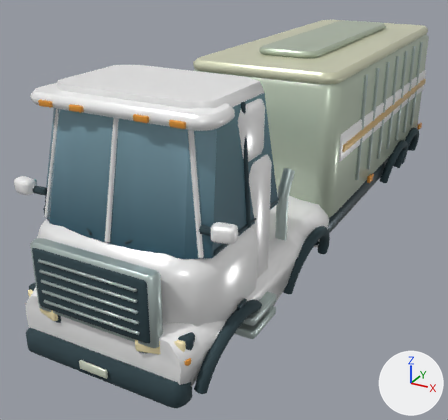
Before and after pictures for a commit that changed the glTF model assets/models/vehicles/cargo.glb.
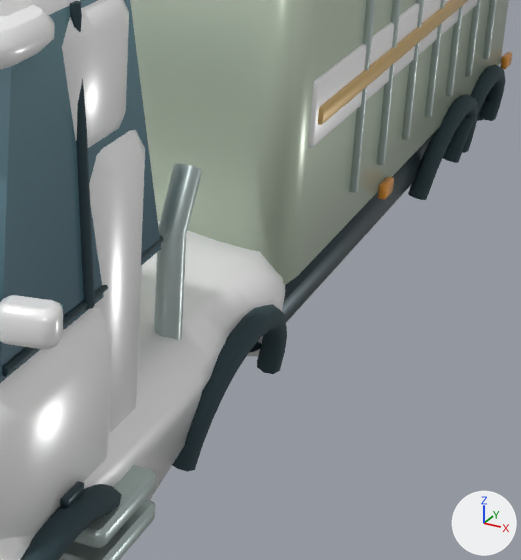
There are two pictures of each version: one whole from a 50 mm lens placed at (3.0, -7.04, 3.78), pointed at (-0.49, -0.68, 0.61), one close up on the part from 47% to 95% of the width and 24% to 79% of the height. The lights are fixed; the arrows at lower right show +X, +Y and +Z. The older version's two pictures come first. Vertices at exactly the same position are counted once.

In view in the first close-up: 'Chassis'.
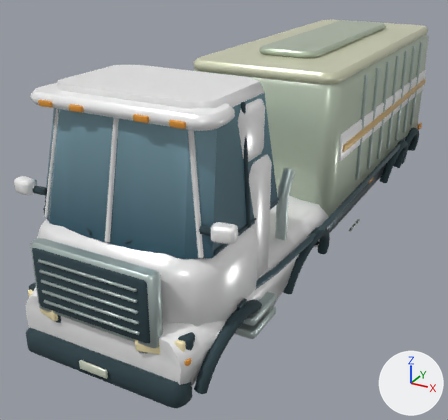
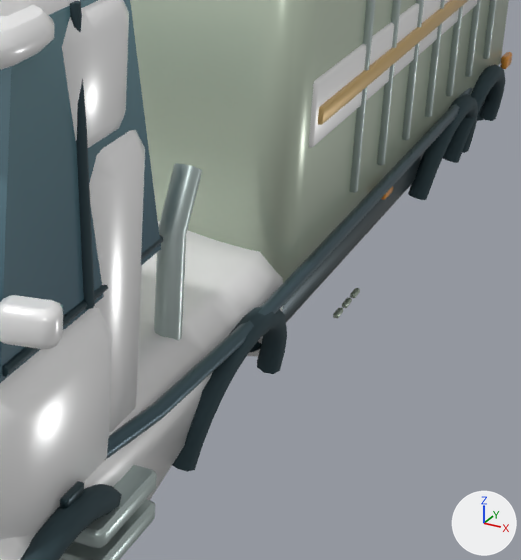
The change in detail:
me_chassis is used by ob_chassis; location (0.0, 0.0, 0.0).
me_chassis had 6691 vertices, 12970 faces and spanned x -1.11..1.11, y -3.86..3.93, z 0.32..2.68.
me_chassis now has 7193 vertices, 13942 faces and spans x -1.11..1.11, y -3.86..3.93, z 0.32..2.68.
me_chassis part 1: the loose piece of 72 vertices spanning x 0.94..0.99, y 0.64..0.8, z 0.79..0.88 is copied, and the copy is scaled about its middle by (0.647, 0.59, 0.247), then moved by (0.02, -0.48, -0.43), in mat_metal; it spans x 0.97..1.0, y 0.19..0.29, z 0.39..0.41.
me_chassis part 2: the loose piece of 72 vertices spanning x 0.94..0.99, y 0.64..0.8, z 0.79..0.88 is copied, and the copy is scaled about its middle by (0.647, 0.59, 0.247), then moved by (0.02, -0.62, -0.43), in mat_metal; it spans x 0.97..1.0, y 0.05..0.15, z 0.39..0.41.
me_chassis part 3: the loose piece of 72 vertices spanning x 0.94..0.99, y 0.64..0.8, z 0.79..0.88 is copied, and the copy is scaled about its middle by (0.647, 0.59, 0.247), then moved by (0.02, -0.76, -0.43), in mat_metal; it spans x 0.97..1.0, y -0.09..0.01, z 0.39..0.41.
me_chassis part 4: a new loose piece of 35 vertices spanning x 0.78..1.03, y -3.24..3.2, z 0.81..0.95, in mat_metal.
me_chassis part 5: 6160 kept faces spanning x -1.07..1.07, y -3.86..3.92, z 0.37..2.68 get new vertex colours.
Other edits to the shape of me_chassis do not show in these pictures.

Changed parts and their boxes (x1, y1, x2, y2) in the close-ups (521 x 560 px):
part 1 of me_chassis, added: after (350, 288, 360, 298)
part 2 of me_chassis, added: after (342, 298, 352, 308)
part 3 of me_chassis, added: after (333, 308, 343, 318)
part 4 of me_chassis, added: after (105, 87, 473, 460)
part 5 of me_chassis, edited (looks the same): (0, 0, 511, 560) in both
